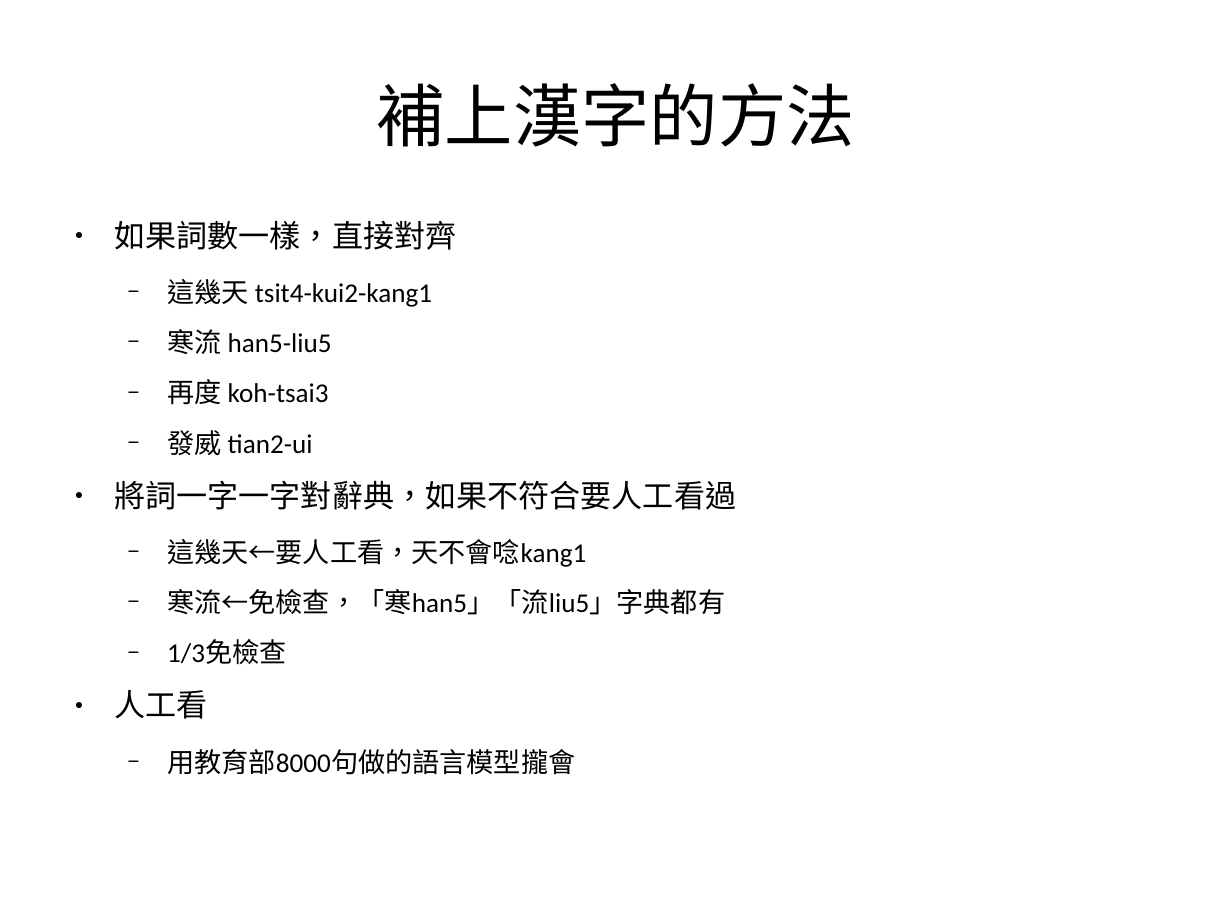
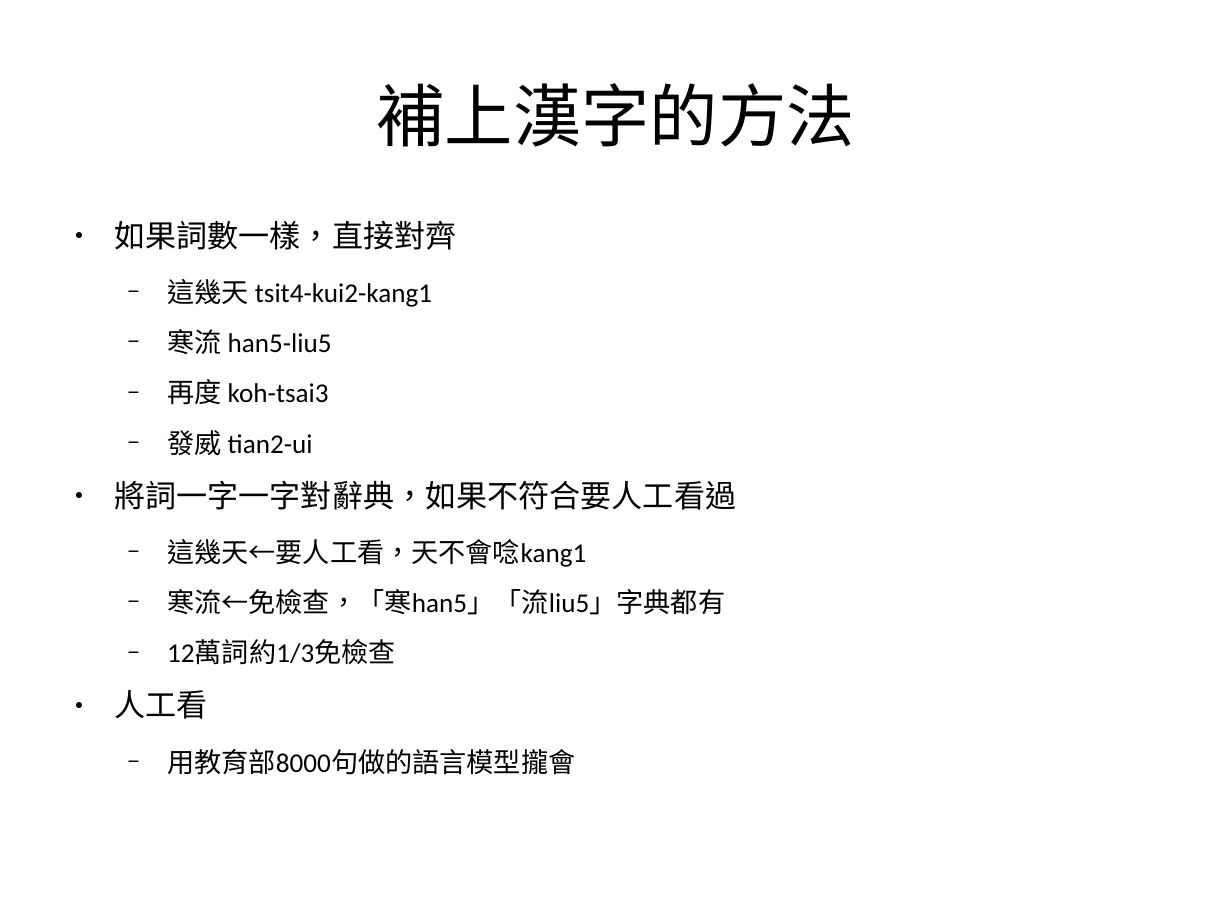
Before and after one commit to sih4sing5hong5/po3-ko3_tau5-iann2-phinn3, a slide deck: slide 11 of 翻譯報告.odp. Drawn at 1232x924 pixels with LibreOffice and Linux fonts; fonts in the diff are those of the drawing. Boxes give left, top, right and bottom in pixels: in the first picture for what was removed or moved away, otherwise in the second. Text is boxed around its words. In the diff, an @@ line names an element or a change of style, - is before the commit and + after.

```diff
--- a/翻譯報告.odp
+++ b/翻譯報告.odp
@@ text at (x1=167, y1=640, x2=396, y2=665): text changed @@
-  − 1/3免檢查
+  − 12萬詞約1/3免檢查
```
Also in this commit, not shown: 2 other slides changed.
